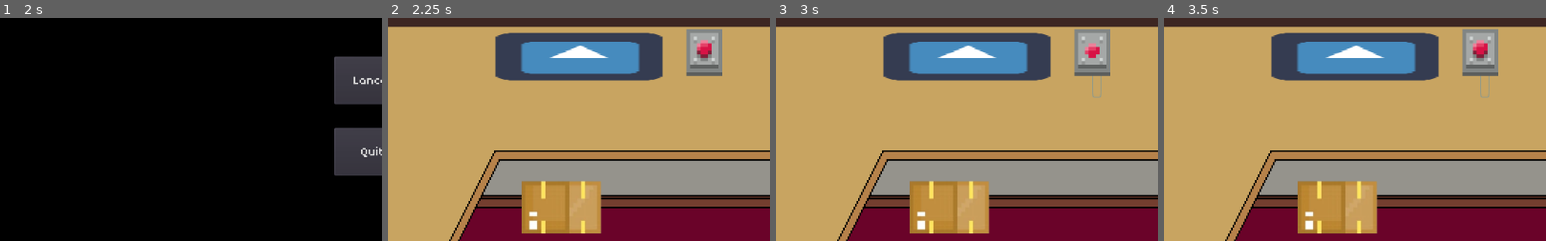
Above: before the commit, frames 1-4 (left to right).
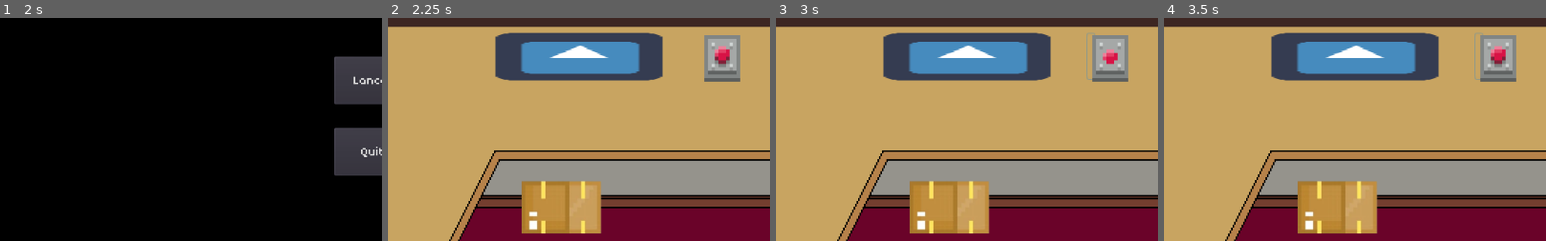
Above: after the commit, the same moments.

Repository: Armindster/success-abuse-epic-epietch-edition
Game: Godot game, scene res://Game/GameScreen.tscn
Same seed, same stepped clock (60 frames per second), same inputs: the game is played once before the commit and once after it. The engine's default icon, where the game draws it, is replaced by a stand-in: a white triangle on a blue panel in a dark square.
Inputs (mouse positions are % of the whole screen's width and height, from its top left; square brackets give the same spot before the commit, where the layout moved):
- Up to frame 1 (2 s): click (78, 56) at 0.52 s; type "12" at 0.6 s; click (41, 59) [42, 63] at 1.25 s
- Up to frame 2 (2.25 s): click "Lancer la partie" at 2 s
- Up to frame 3 (3 s): click (41, 59) [42, 63] at 2.75 s
- Up to frame 4 (3.5 s): no input
The pictures show only the part of the screen within x 0-50%, y 50-100%; the shares and areas given below are measured in that part.

Frame 1 is identical in both runs. In frame 2, 2.8% of the frame differs, in the area x 78-93%, y 5-29%; in frame 3, 2.8%; in frame 4, 2.9%, in the area x 78-93%, y 5-36%.

Commit message:
Partially fix button

Diff:
--- a/Bouton/Bouton.tscn
+++ b/Bouton/Bouton.tscn
@@ -13,7 +13,7 @@
 
 [node name="Button" type="Button" parent="."]
 anchor_right = 1.0
-margin_right = -976.0
+margin_right = -960.0
 margin_bottom = 63.0
 flat = true
 __meta__ = {
@@ -21,6 +21,7 @@
 }
 
 [node name="Sprite" type="Sprite" parent="Button"]
+position = Vector2( 32, 32 )
 scale = Vector2( 0.3, 0.3 )
 texture = ExtResource( 1 )
 hframes = 2
--- a/Game/GameScreen.tscn
+++ b/Game/GameScreen.tscn
@@ -33,10 +33,10 @@
 position = Vector2( 256, 352 )
 
 [node name="Bouton" parent="." instance=ExtResource( 5 )]
-margin_left = 424.0
-margin_top = 344.0
-margin_right = 424.0
-margin_bottom = 344.0
+margin_left = 416.0
+margin_top = 320.0
+margin_right = 416.0
+margin_bottom = 320.0
 
 [node name="MainMenu" parent="." instance=ExtResource( 7 )]
 
